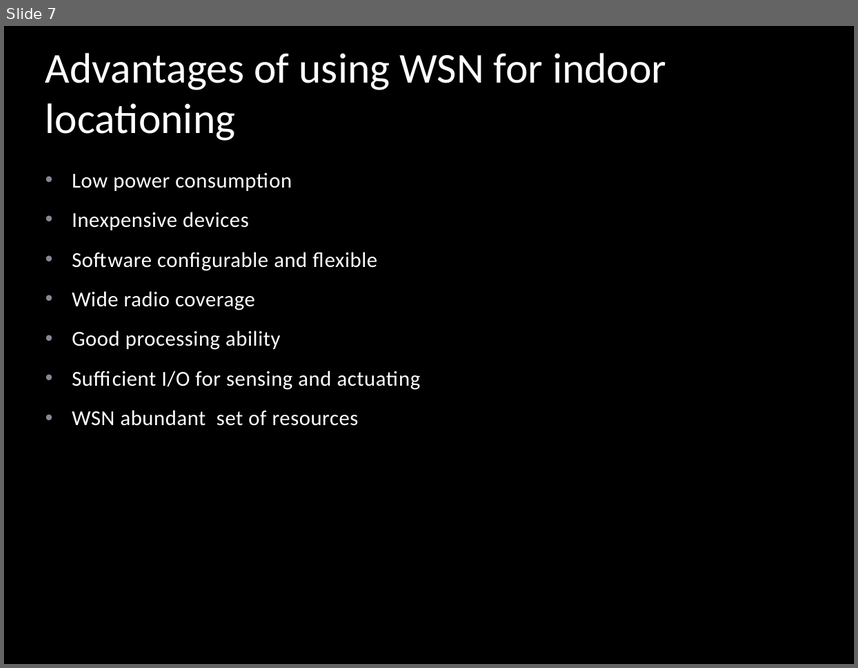
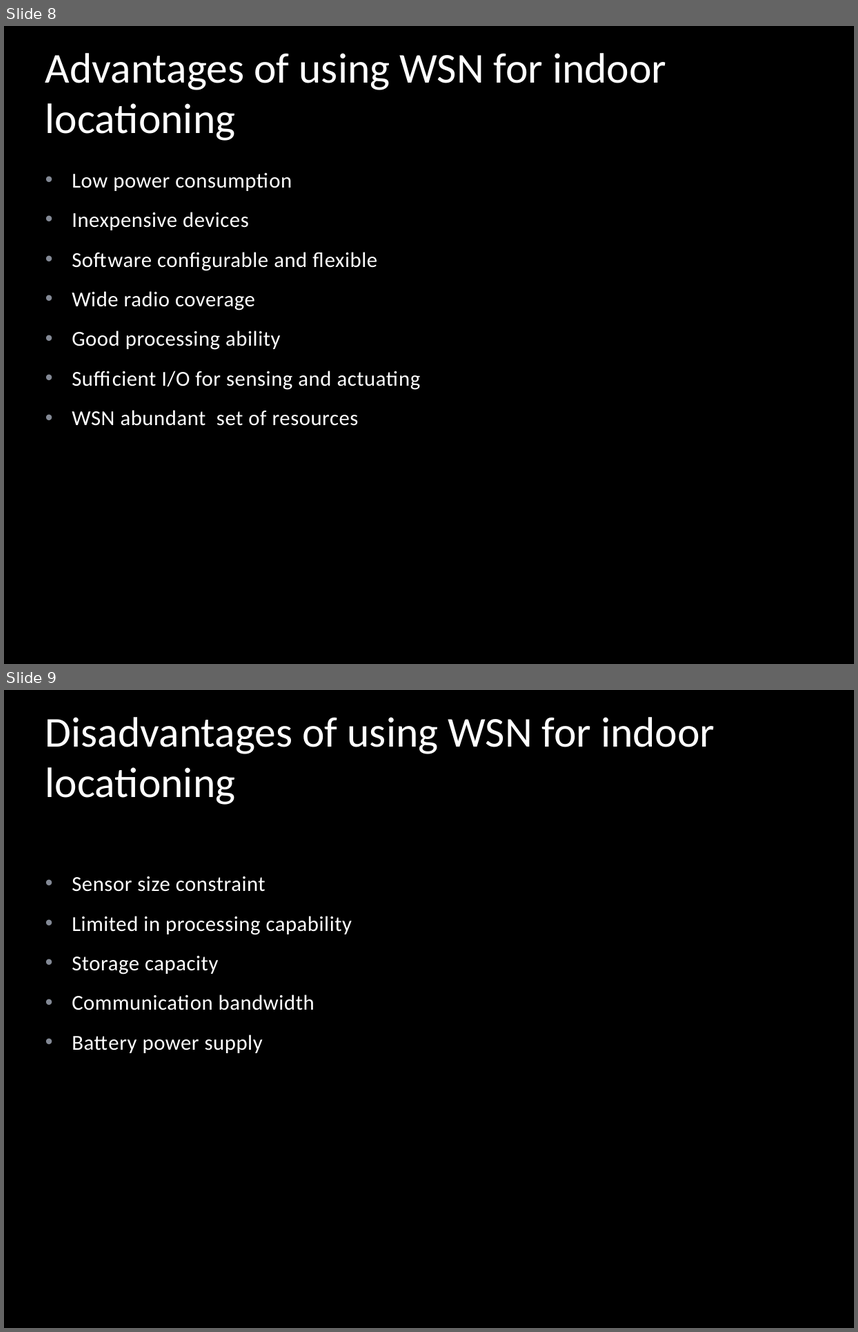
Before and after one commit to muadibbm/WifiIP, a slide deck: ppt/Indoor Locationing.pptx. Shown one above the other, each under a label of ours: slide 7 before the commit, slides 8 and 9 after it. The pictures are 858x668 and 858x1332 pixels, drawn with LibreOffice and Linux fonts; fonts in the diff are those of the drawing; background and template pictures are left out. Boxes give left, top, right and bottom in pixels: in the first picture for what was removed or moved away, otherwise in the second. Text is boxed around its words. In the diff, an @@ line names an element or a change of style, - is before the commit and + after.

```diff
--- a/ppt/Indoor Locationing.pptx
+++ b/ppt/Indoor Locationing.pptx
@@ slide 9 added at (x1=4, y1=690, x2=854, y2=1328), background picture (left out); not listed: 1 template element that a slide beside it also shows @@
@@ title added at (x1=45, y1=717, x2=715, y2=805), 36 pt, text #FFFFFF @@
+Disadvantages of using WSN for indoor locationing
@@ text added at (x1=72, y1=876, x2=352, y2=1053), 18 pt, text #FFFFFF @@
+• Sensor size constraint
+• Limited in processing capability
+• Storage capacity
+• Communication bandwidth
+• Battery power supply
@@ what was slide 7 is now slide 8 @@
```
Also in this commit, not shown: 1 slide changed, 1 other slide added.
